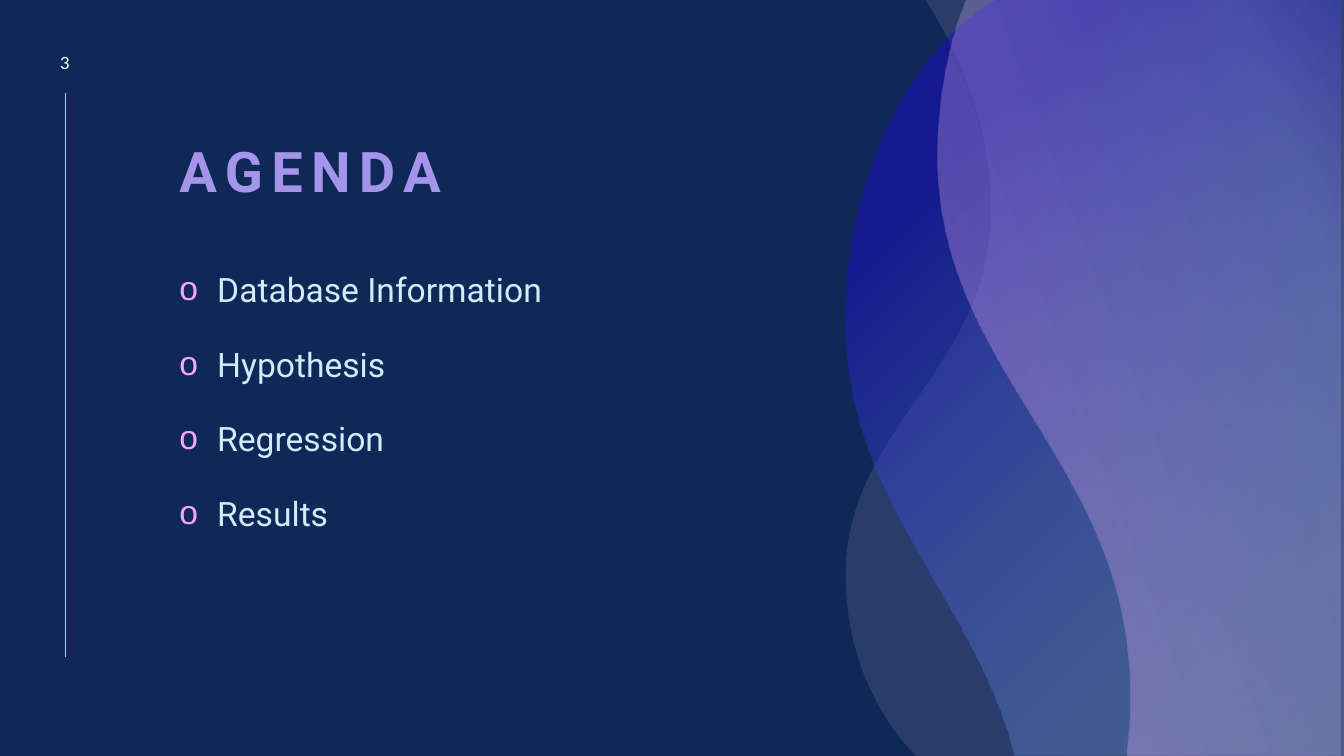
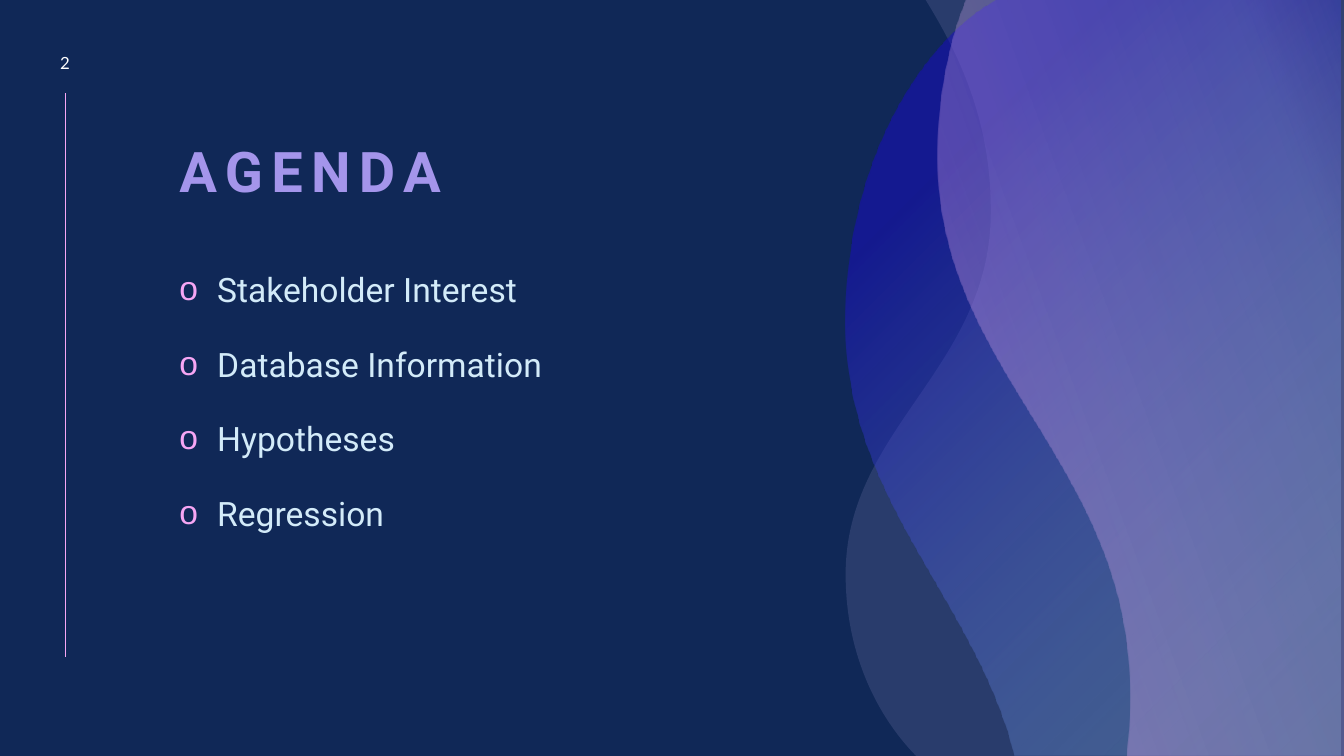
Before and after one commit to joshlynj/active_satellites, a slide deck: slide 2 of ppt/SATELLITE LIFE EXPECTANCY.pptx (slide 3 before the commit). Drawn at 1344x756 pixels with LibreOffice and Linux fonts; fonts in the diff are those of the drawing. Boxes give left, top, right and bottom in pixels: in the first picture for what was removed or moved away, otherwise in the second. Text is boxed around its words. In the diff, an @@ line names an element or a change of style, - is before the commit and + after.

```diff
--- a/ppt/SATELLITE LIFE EXPECTANCY.pptx
+++ b/ppt/SATELLITE LIFE EXPECTANCY.pptx
@@ page number at [60, 57, 70, 69]: text changed @@
-3
+2
@@ text at [217, 277, 517, 303]: paragraph added @@
+o Stakeholder Interest
@@ text at [217, 426, 395, 458]: text changed @@
-o Hypothesis
+o Hypotheses
@@ text at [217, 501, 328, 527]: paragraph removed @@
-o Results
```
Also in this commit, not shown: 2 other slides changed, 4 slides added, 9 slides removed, 1 other file.
